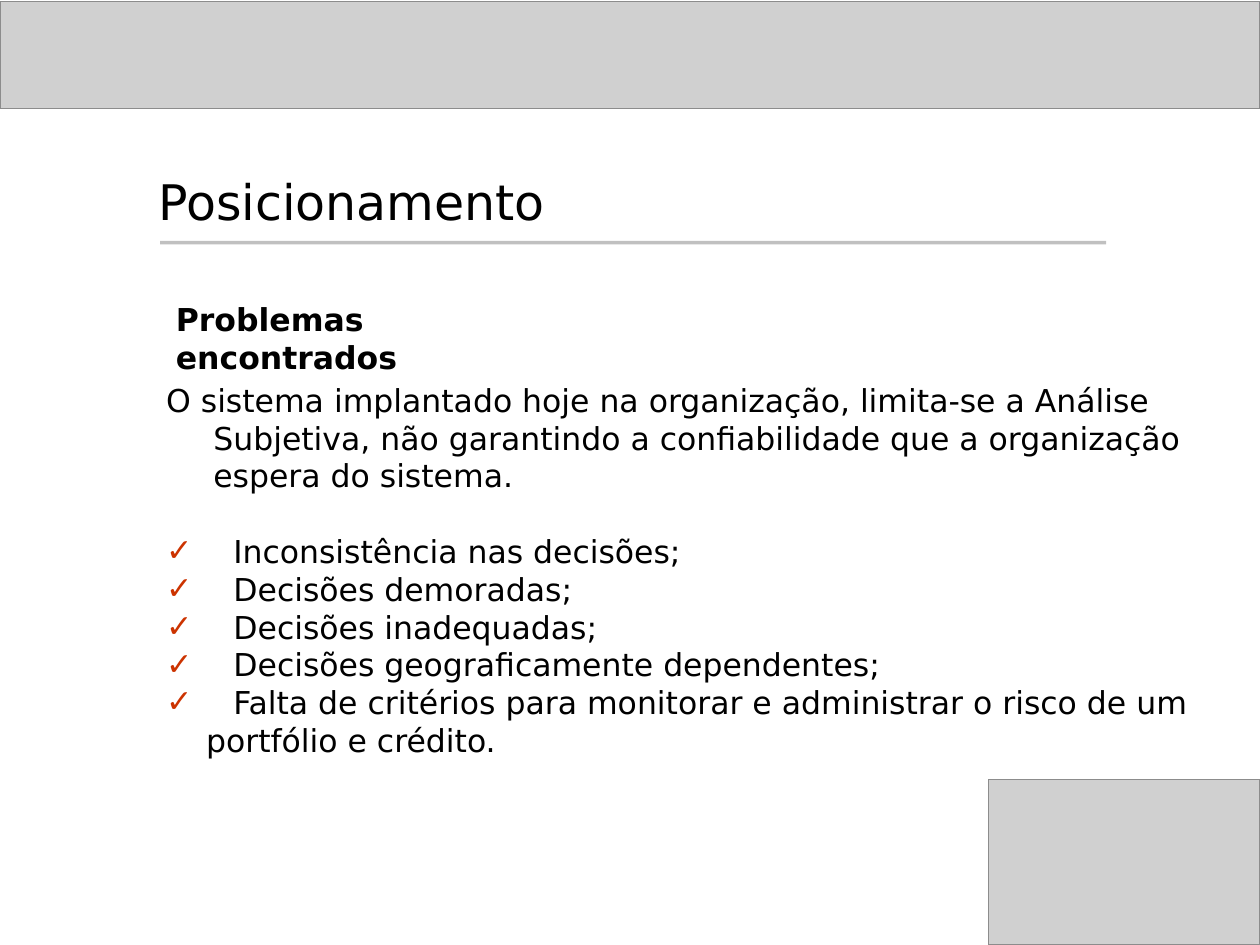
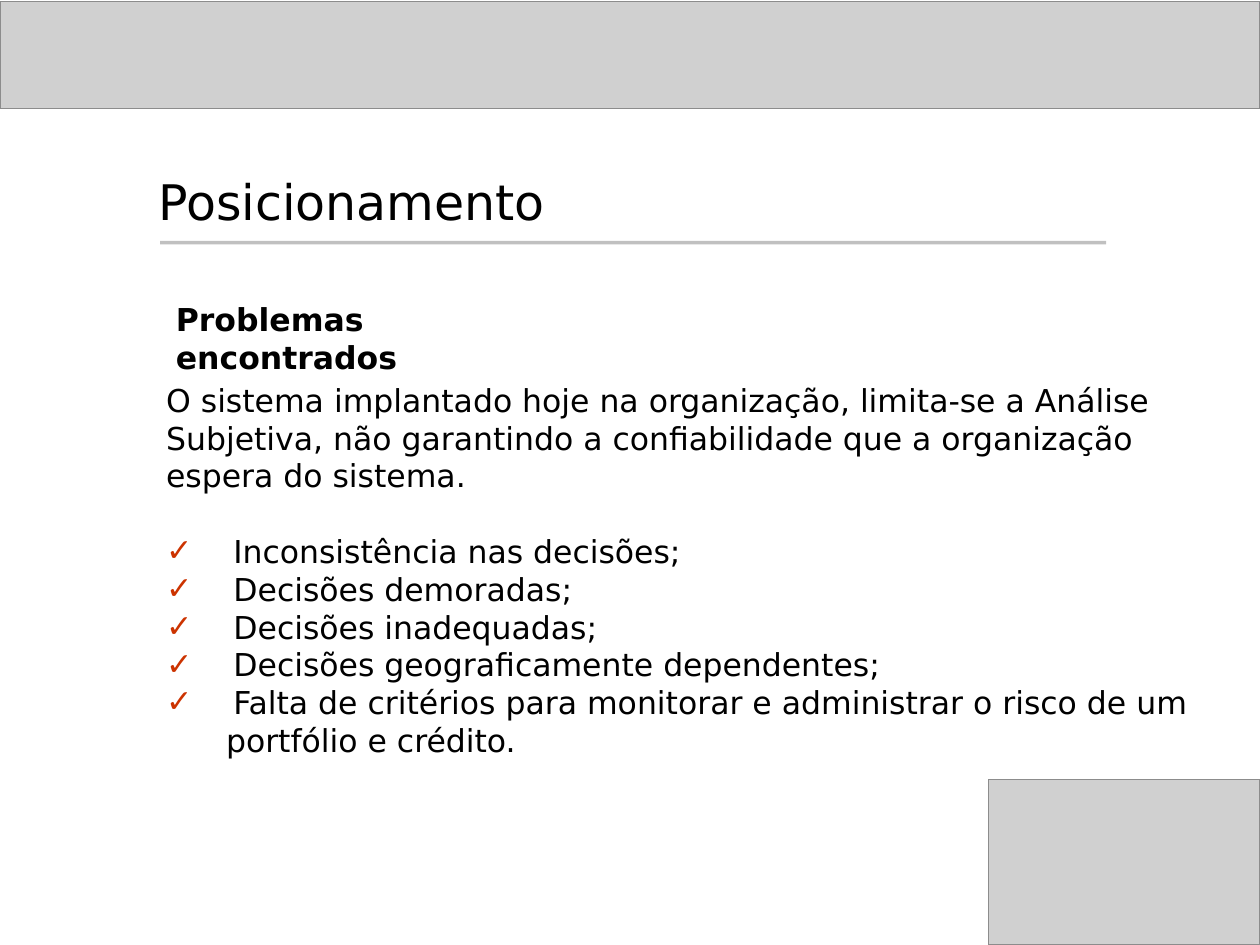
Before and after one commit to rcabral/creditanalyst, a slide deck: slide 5 of Apresentacao_Hermes/Apresentacao_Hermes.ppt. Drawn at 1260x945 pixels with LibreOffice and Linux fonts; fonts in the diff are those of the drawing; grey boxes stand for pictures; background and template pictures are left out. Boxes give left, top, right and bottom in pixels: in the first picture for what was removed or moved away, otherwise in the second. Text is boxed around its words. In the diff, an @@ line names an element or a change of style, - is before the commit and + after.

```diff
--- a/Apresentacao_Hermes/Apresentacao_Hermes.ppt
+++ b/Apresentacao_Hermes/Apresentacao_Hermes.ppt
@@ text at [166,386,1149,494]: text changed @@
-O sistema implantado hoje na organização, limita-se a Análise Subjetiva, não garantindo a confiabilidade que a organização espera do sistema.
+O sistema implantado hoje na organização, limita-se a Análise
+Subjetiva, não garantindo a confiabilidade que a organização
+espera do sistema.
```
Also in this commit, not shown: 2 other slides changed.
